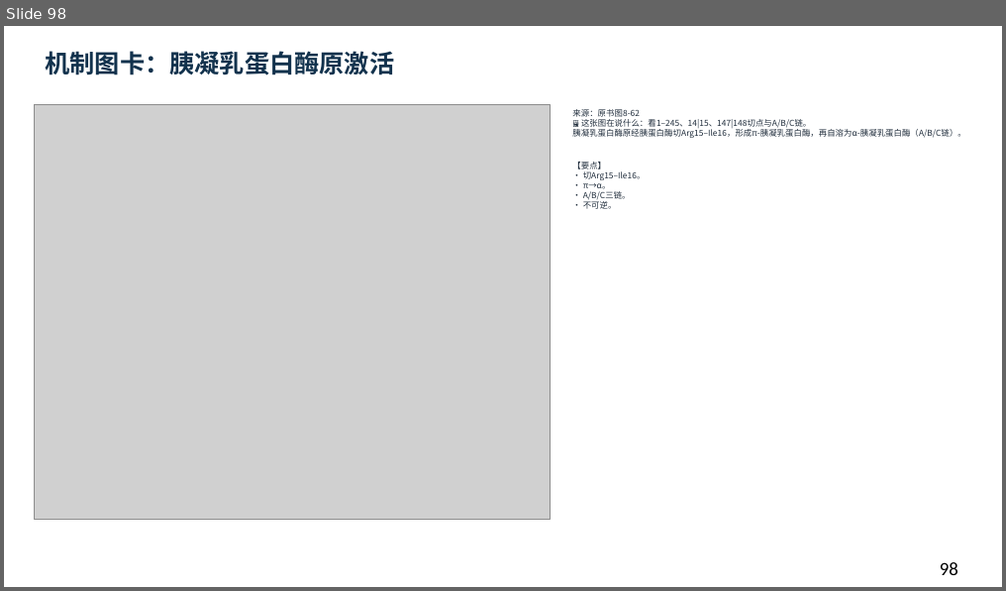
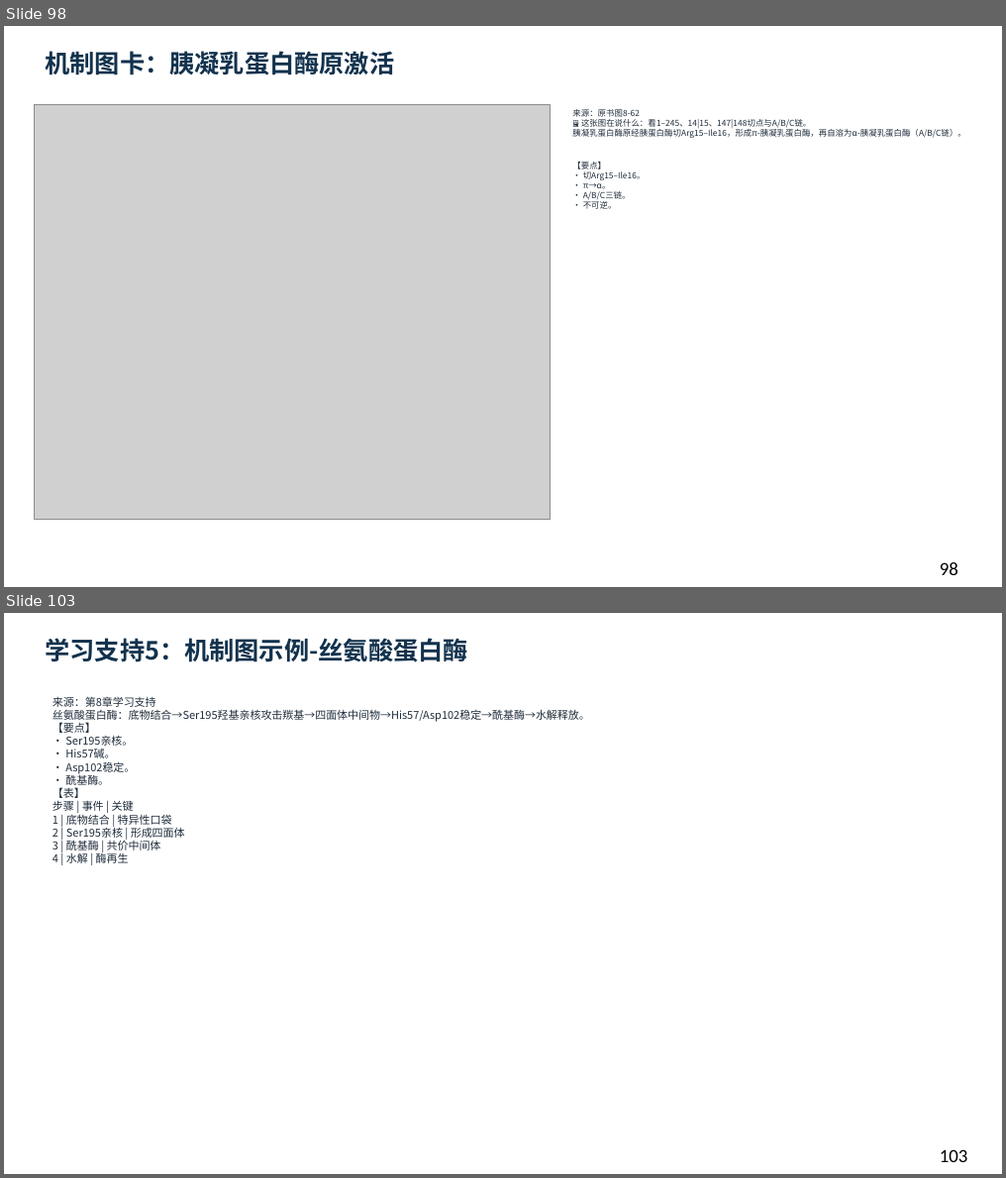
Before and after one commit to newkan-li/Biochemistry, a slide deck: downloads/bc08-ai-style.pptx. Shown one above the other, each under a label of ours: slide 98 before the commit, slides 98 and 103 after it; the slides between them are not shown. The pictures are 1006x591 and 1006x1178 pixels, drawn with LibreOffice and Linux fonts; fonts in the diff are those of the drawing; grey boxes stand for pictures. Boxes give left, top, right and bottom in pixels: in the first picture for what was removed or moved away, otherwise in the second. Text is boxed around its words. In the diff, an @@ line names an element or a change of style, - is before the commit and + after.

```diff
--- a/downloads/bc08-ai-style.pptx
+++ b/downloads/bc08-ai-style.pptx
@@ slide 103 added at (4, 613, 1002, 1174), background #FFFFFF @@
@@ text added at (45, 638, 467, 663), 24 pt, text #12324D, bold @@
+学习支持5：机制图示例-丝氨酸蛋白酶
@@ text added at (53, 696, 590, 863), 10.5 pt, text #202D3C @@
+来源：第8章学习支持
+丝氨酸蛋白酶：底物结合→Ser195羟基亲核攻击羰基→四面体中间物→His57/Asp102稳定→酰基酶→水解释放。
+【要点】
+• Ser195亲核。
+• His57碱。
+• Asp102稳定。
+• 酰基酶。
+【表】
+步骤 | 事件 | 关键
+1 | 底物结合 | 特异性口袋
+2 | Ser195亲核 | 形成四面体
+3 | 酰基酶 | 共价中间体
+4 | 水解 | 酶再生
@@ text added at (940, 1150, 968, 1162), 18 pt, text #000000 @@
+103
```
Also in this commit, not shown: 1 slide changed, 8 other slides added, 6 other files.
